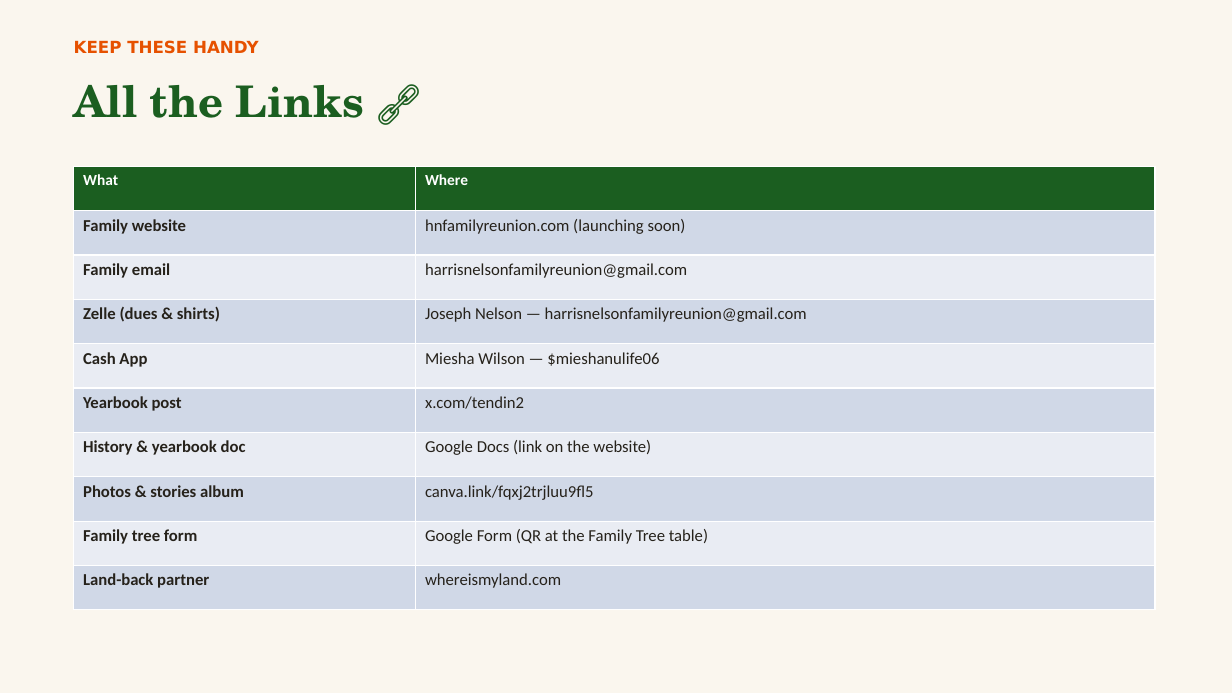
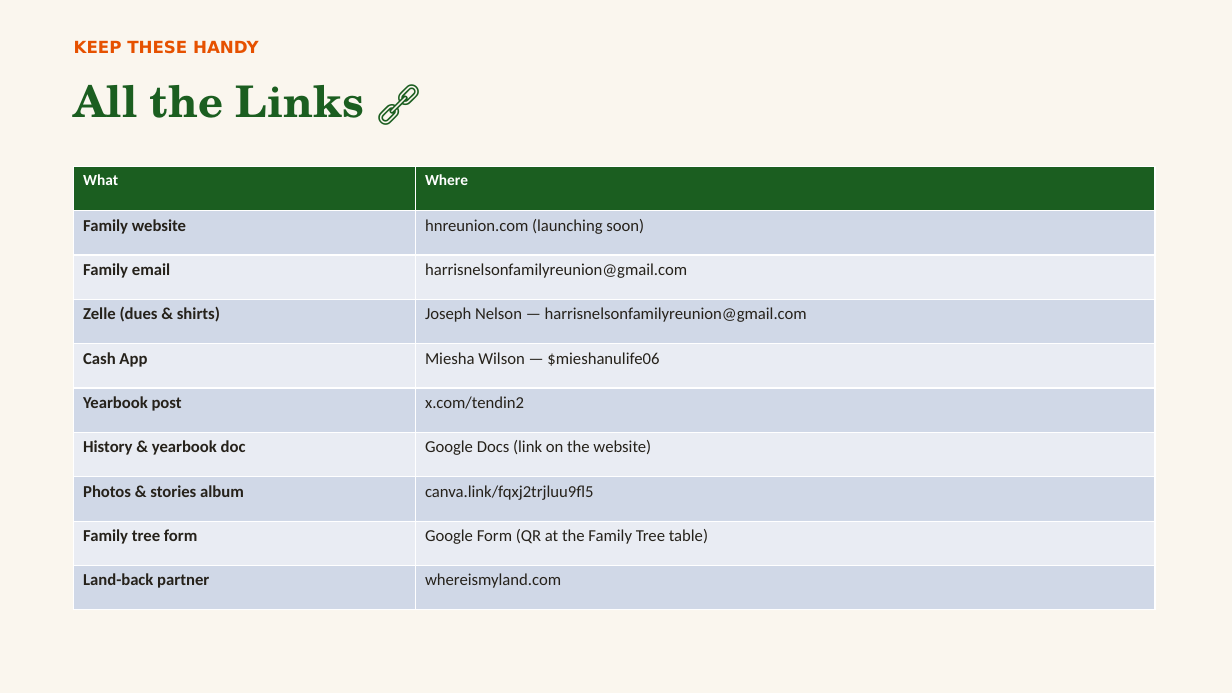
Before and after one commit to MEG-agt25/Family-Reunion, a slide deck: slide 30 of presentation/Harris-Nelson-Reunion-2026.pptx. Drawn at 1232x693 pixels with LibreOffice and Linux fonts; fonts in the diff are those of the drawing. Boxes give left, top, right and bottom in pixels: in the first picture for what was removed or moved away, otherwise in the second. Text is boxed around its words. In the diff, an @@ line names an element or a change of style, - is before the commit and + after.

```diff
--- a/presentation/Harris-Nelson-Reunion-2026.pptx
+++ b/presentation/Harris-Nelson-Reunion-2026.pptx
@@ table at <box>74,166,1155,610</box> @@
-row 2, column 2: hnfamilyreunion.com (launching soon)
+row 2, column 2: hnreunion.com (launching soon)
```
Also in this commit, not shown: 9 other slides changed, 9 other files.
